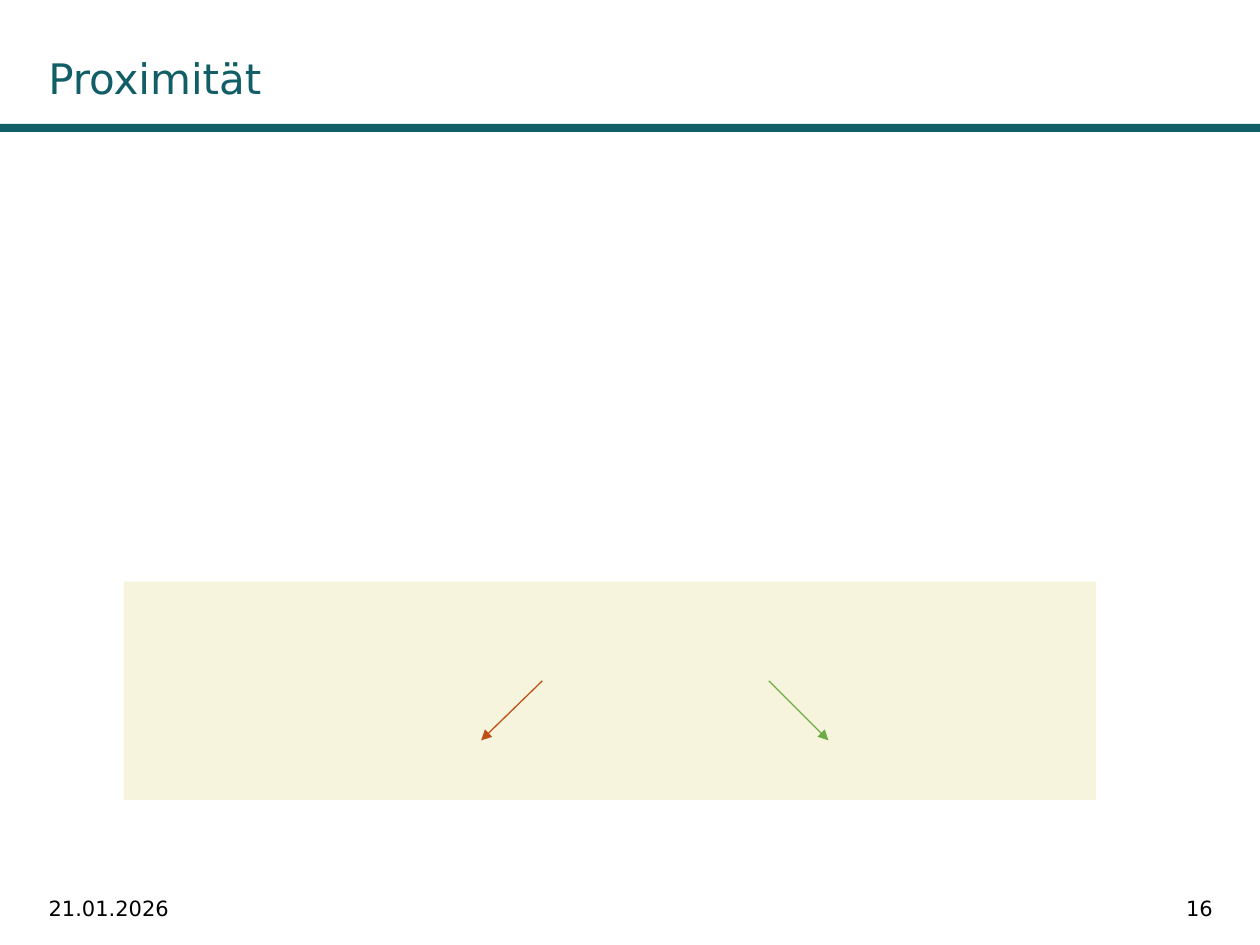
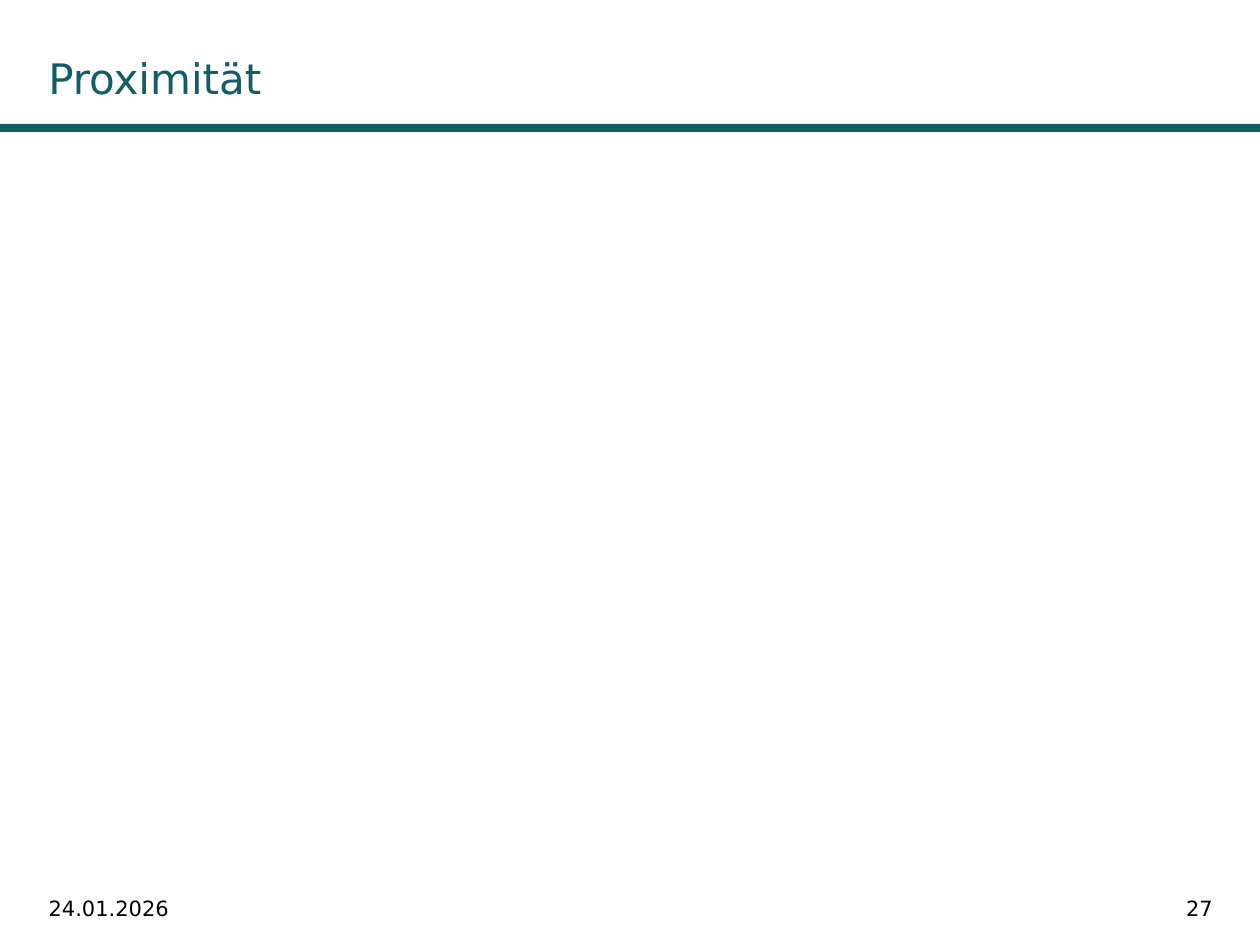
Before and after one commit to fabiw98/Seminar_DICE, a slide deck: slide 27 of Präsentation/DiCE_PowerPoint.potx (slide 16 before the commit). Drawn at 1260x945 pixels with LibreOffice and Linux fonts; fonts in the diff are those of the drawing; grey boxes stand for pictures; background and template pictures are left out. Boxes give left, top, right and bottom in pixels: in the first picture for what was removed or moved away, otherwise in the second. Text is boxed around its words. In the diff, an @@ line names an element or a change of style, - is before the commit and + after.

```diff
--- a/Präsentation/DiCE_PowerPoint.potx
+++ b/Präsentation/DiCE_PowerPoint.potx
@@ rectangle added at (35,294,1216,809), fill #FFFFFF @@
@@ rectangle removed at (123,582,1096,800) @@
@@ arrow removed from (542, 680) to (481, 741) @@
@@ arrow removed from (769, 680) to (828, 741) @@
@@ text at (49,900,169,917): text changed @@
-21.01.2026
+24.01.2026
@@ page number at (1186,900,1213,916): text changed @@
-16
+27
```
Also in this commit, not shown: 34 other slides changed, 38 slides added, 2 slides removed, 3 other files.
